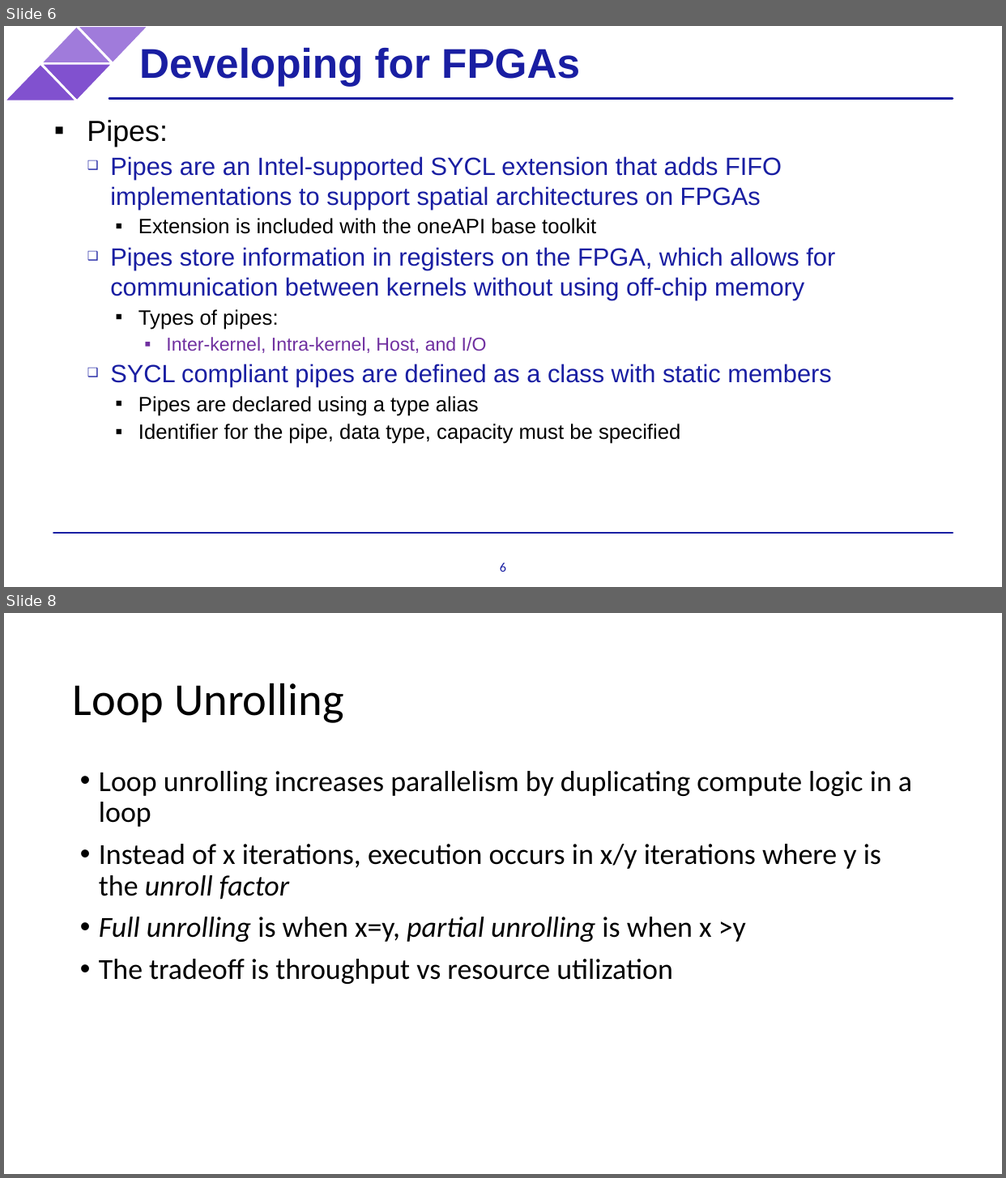
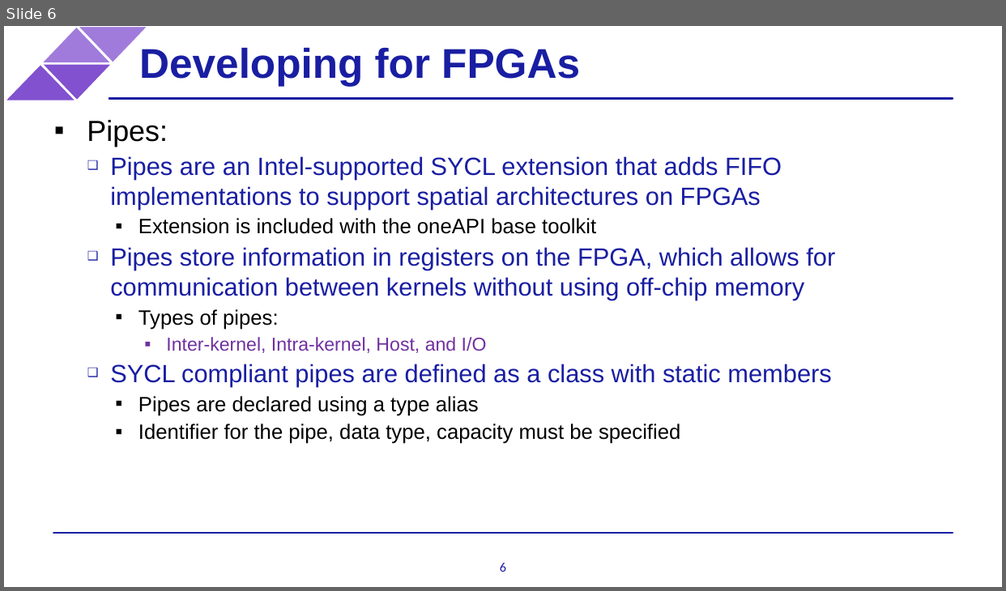
Before and after one commit to BenjaminMFindley/Reconfig-2-SYCL-DPCPP, a slide deck: Slides/SYCL_FPGA.pptx. Shown one above the other, each under a label of ours: slides 6 and 8 before the commit, slide 6 after it; the slides between them are not shown. The pictures are 1006x1178 and 1006x591 pixels, drawn with LibreOffice and Linux fonts; fonts in the diff are those of the drawing; background and template pictures are left out. Boxes give left, top, right and bottom in pixels: in the first picture for what was removed or moved away, otherwise in the second. Text is boxed around its words. In the diff, an @@ line names an element or a change of style, - is before the commit and + after.

```diff
--- a/Slides/SYCL_FPGA.pptx
+++ b/Slides/SYCL_FPGA.pptx
@@ slide 8 removed at [4,613,1002,1174], background #FFFFFF @@
@@ text removed at [73,683,343,723] @@
-Loop Unrolling
@@ text removed at [99,771,912,984] @@
-• Loop unrolling increases parallelism by duplicating compute logic in a loop
-• Instead of x iterations, execution occurs in x/y iterations where y is the unroll factor
-• Full unrolling is when x=y, partial unrolling is when x >y
-• The tradeoff is throughput vs resource utilization
```
Also in this commit, not shown: 3 slides added, 8 other slides removed, 1 other file.
